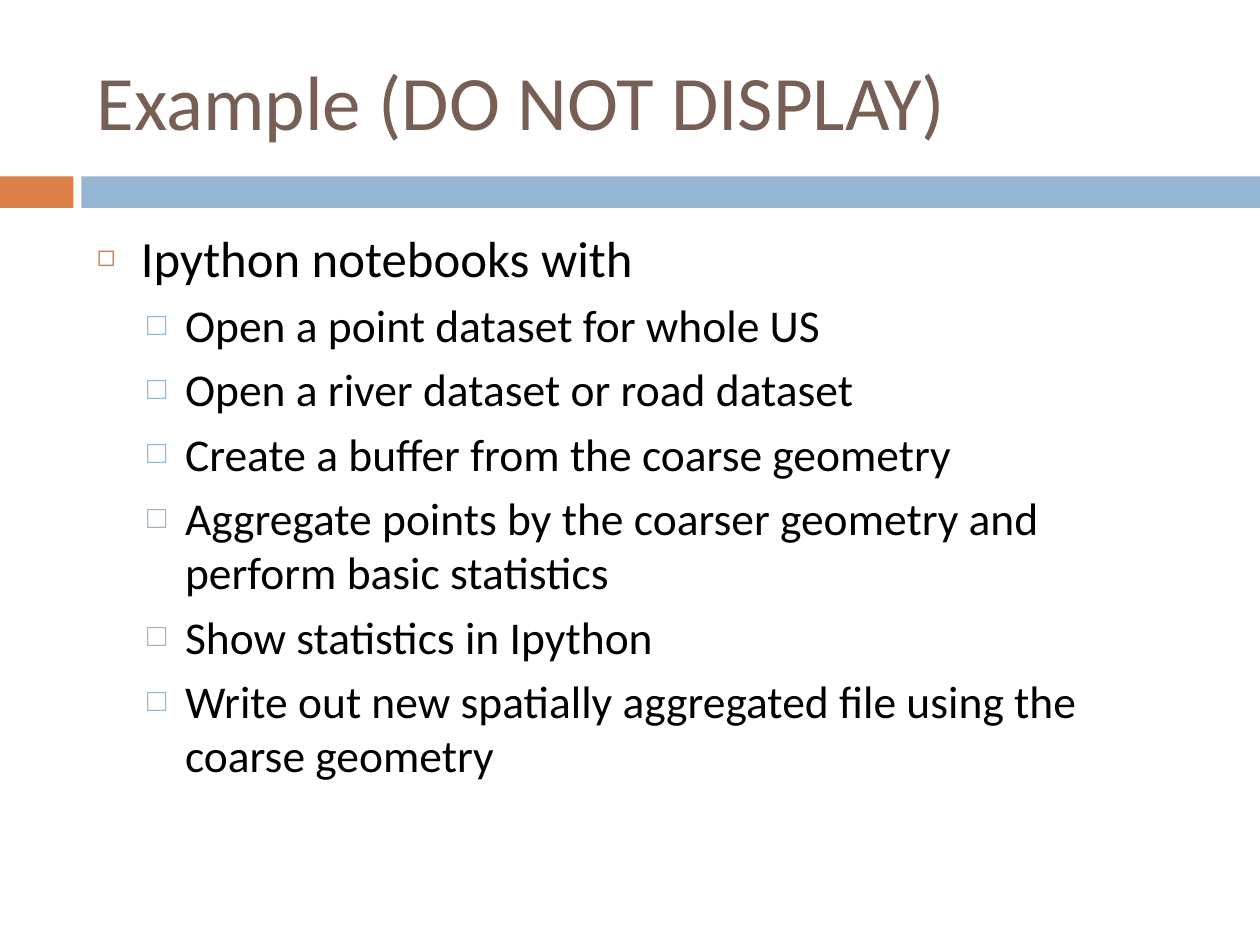
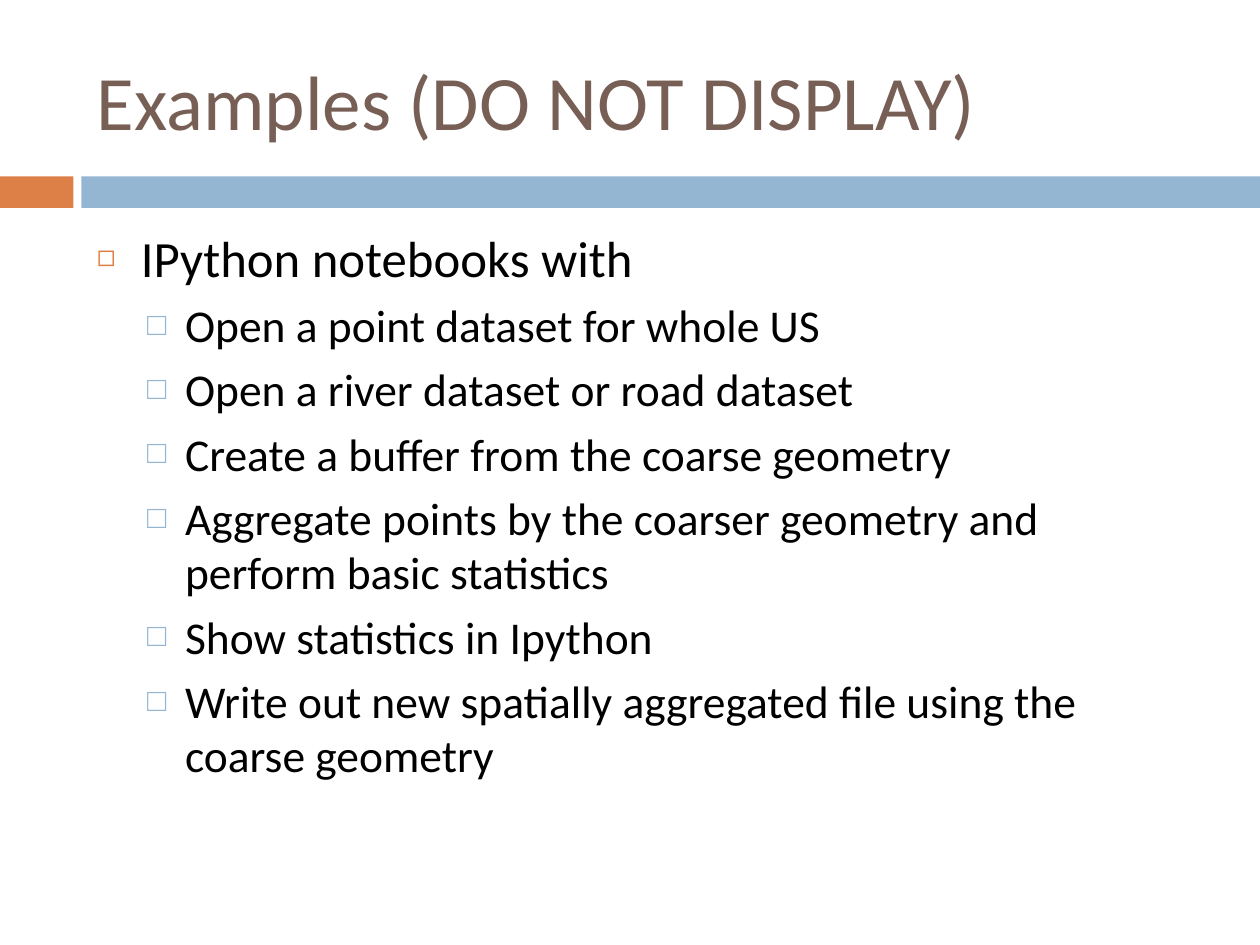
Before and after one commit to NCEAS/oss-2014, a slide deck: slide 7 of day-11/Spatial Data analysis in Python.pptx (slide 6 before the commit). Drawn at 1260x945 pixels with LibreOffice and Linux fonts; fonts in the diff are those of the drawing. Boxes give left, top, right and bottom in pixels: in the first picture for what was removed or moved away, otherwise in the second. Text is boxed around its words. In the diff, an @@ line names an element or a change of style, - is before the commit and + after.

```diff
--- a/day-11/Spatial Data analysis in Python.pptx
+++ b/day-11/Spatial Data analysis in Python.pptx
@@ title at bbox=[97, 74, 975, 143]: text changed @@
-Example (DO NOT DISPLAY)
+Examples (DO NOT DISPLAY)
@@ text at bbox=[141, 241, 632, 286]: text changed @@
-◻ Ipython notebooks with
+◻ IPython notebooks with
```
Also in this commit, not shown: 1 slide added, 1 other file.
